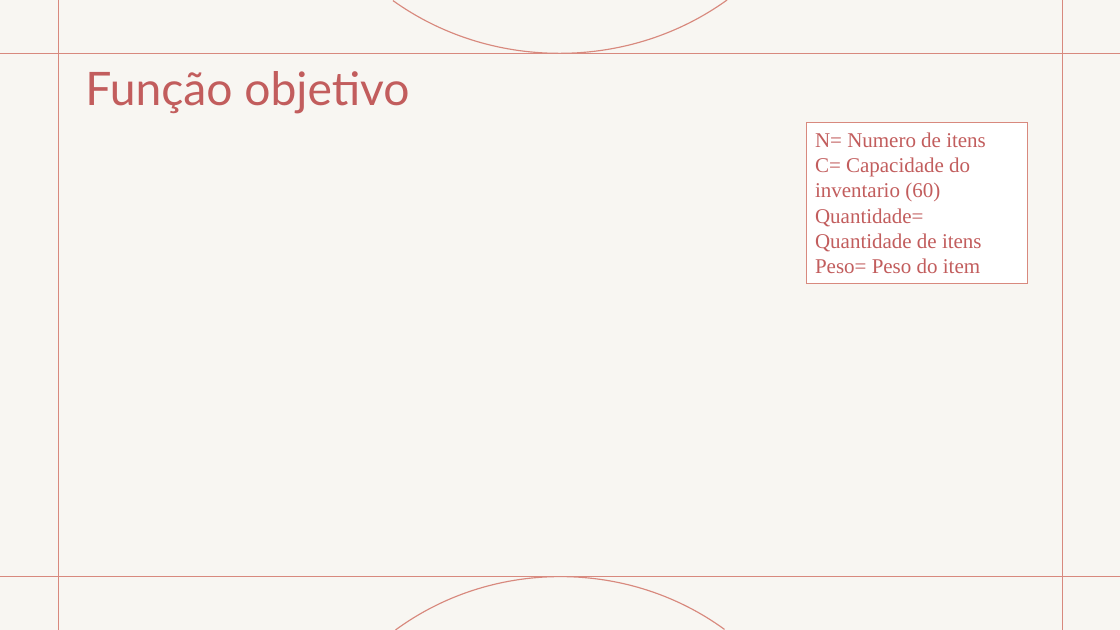
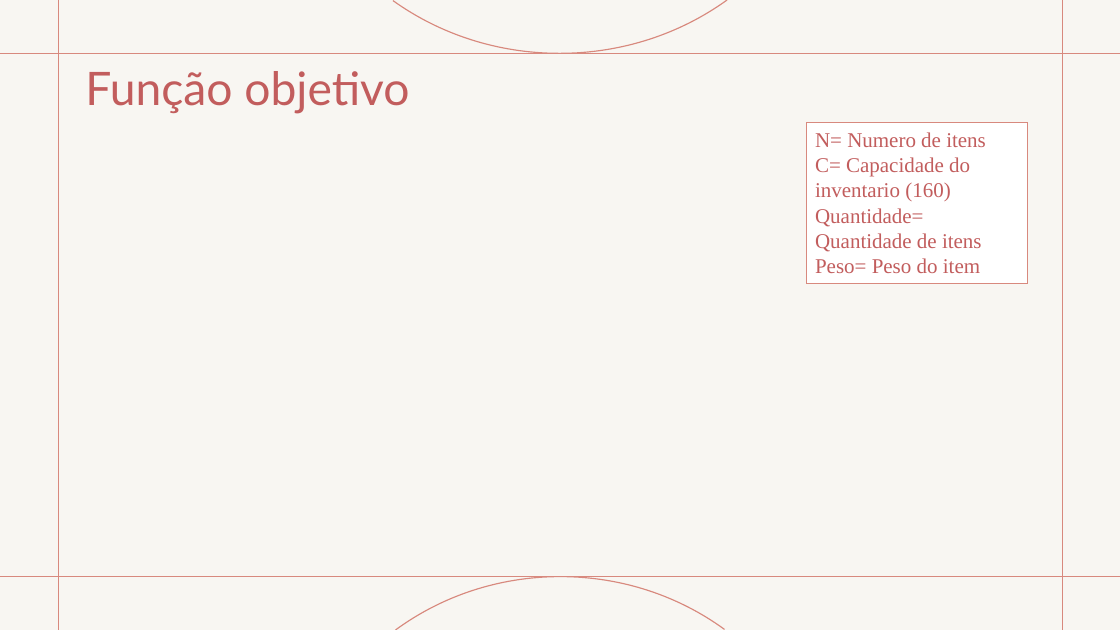
Before and after one commit to Lidaia/Algoritmo-genetico-aplicado-ao-problema-da-mochila, a slide deck: slide 2 of Trabalho PAA2.pptx. Drawn at 1120x630 pixels with LibreOffice and Linux fonts; fonts in the diff are those of the drawing; grey boxes stand for pictures. Boxes give left, top, right and bottom in pixels: in the first picture for what was removed or moved away, otherwise in the second. Text is boxed around its words. In the diff, an @@ line names an element or a change of style, - is before the commit and + after.

Commit message:
Correção apresentação v2

```diff
--- a/Trabalho PAA2.pptx
+++ b/Trabalho PAA2.pptx
@@ text in rectangle at (815, 157, 970, 201): text changed @@
-C= Capacidade do inventario (60)
+C= Capacidade do inventario (160)
```
